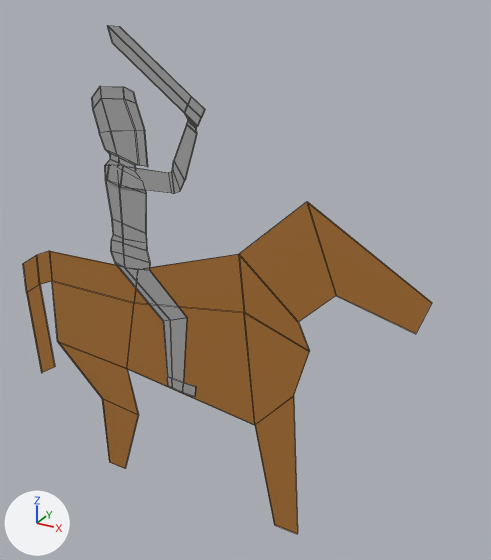
A saved change to the FBX model Prototype1/Assets/ArtAssets/3DModels/ProtoKnight1.fbx.
Rendered twice from a 50 mm lens placed at (8.47, -9.18, 9.7), pointed at (3.16, 0.47, 4.87). Arrows for +X, +Y and +Z are at lower left; the lights stay in place. Mesh edges are drawn as thin lines. Where no turn or scale is listed for an object, it has been applied to the vertices.

The scene before the commit, as lines of its bpy script (objects in view):
```python
me_mesh = bpy.data.meshes.new('Mesh')
me_mesh.from_pydata(...)  # 108 vertices, 106 faces; spans x -52.0..140.0, y -505.0..60.0, z -3.0..1.0
me_mesh.materials.append(mat_house_stone)  # grey #a9a9a9
me_mesh_001 = bpy.data.meshes.new('Mesh.001')
me_mesh_001.from_pydata(...)  # 54 vertices, 52 faces; spans x -0.16..1.91, y 0.0..0.02, z -0.18..2.48
me_mesh_001.materials.append(mat_house_stone)  # grey #a9a9a9
me_mesh_002 = bpy.data.meshes.new('Mesh.002')
me_mesh_002.from_pydata(...)  # 56 vertices, 54 faces; spans x -4.11..4.25, y -0.01..0.01, z -3.85..2.77
me_mesh_002.materials.append(mat_carriage_horses)  # brown #ac7332
ob_arm = bpy.data.objects.new('Arm', me_mesh_001)
ob_arm.location = (0.8, -0.04, 6.56)
ob_body = bpy.data.objects.new('Body', me_mesh)
ob_body.parent = ob_knight
ob_body.location = (94.56, 749.6, -0.305)
ob_horse = bpy.data.objects.new('Horse', me_mesh_002)
ob_horse.location = (2.27, 0.01, 3.85)
ob_knight = bpy.data.objects.new('Knight', None)
ob_knight.location = (0.0, 0.0, 0.0)
ob_knight.rotation_euler = (1.571, 0.0, 0.0)  # degrees (90, 0, 0)
ob_knight.scale = (0.01, 0.01, 0.01)
```
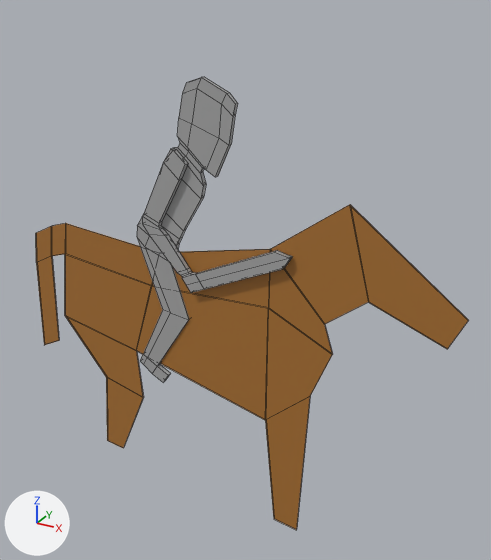
Commit message: added knights

ob_knight is not drawn itself; it is the parent of ob_body.

Where the newer file only moved an object's origin or applied its transform, the numbers keep the older frame.

Scene script edits in JSON lines:
```json
{"block": "me_mesh", "where": "me_mesh.from_pydata(...)  # 108 vertices, 106 faces; spans x -52.0..140.0, y -505.0..60.0, z -3.0..1.0"}
{"block": "me_mesh", "where": "# used by ob_body; parent = ob_knight; location = (94.56, 749.6, -0.305)"}
{"block": "me_mesh", "change": "me_mesh part 3: the whole mesh is moved by (-9.0, 268.0, 0.0)"}
{"block": "me_mesh_001", "where": "me_mesh_001.from_pydata(...)  # 54 vertices, 52 faces; spans x -0.16..1.91, y 0.0..0.02, z -0.18..2.48"}
{"block": "me_mesh_001", "where": "# used by ob_arm; location = (0.8, -0.04, 6.56)"}
{"block": "me_mesh_001", "change": "me_mesh_001 part 2: the whole mesh is multiplied about its middle by the matrix ((-0.48, 0.0, 0.877), (0.0, 3.759, 0.0), (-0.877, 0.0, -0.48)), then moved by (1.08, -0.05, -2.04)"}
{"block": "me_mesh_002", "where": "me_mesh_002.from_pydata(...)  # 56 vertices, 54 faces; spans x -4.11..4.25, y -0.01..0.01, z -3.85..2.77"}
{"block": "me_mesh_002", "where": "# used by ob_horse; location = (2.27, 0.01, 3.85)"}
{"block": "me_mesh_002", "change": "me_mesh_002 part 1: the whole mesh is turned 6.2 degrees about the y axis through its middle, then moved by (0.34, 0.0, 0.31)"}
{"op": "set", "path": "ob_knight.location", "old": "(0.0, 0.0, 0.0)", "new": "(0.0, 0.0, 0.582)"}
{"op": "set", "path": "ob_knight.rotation_euler", "old": "(1.571, 0.0, 0.0)", "new": "(1.571, 0.108, 0.0)", "note": "degrees (90, 0, 0) -> degrees (90, 6.2, 0)"}
{"op": "set", "path": "ob_body.location", "old": "(94.56, 749.6, -0.305)", "new": "(103.7, 482.0, 0.0)"}
{"op": "set", "path": "ob_body.rotation_euler", "old": "(0.0, 0.0, 0.0)", "new": "(0.0, 0.0, -0.365)", "note": "degrees (0, 0, 0) -> degrees (0, 0, -21)"}
{"op": "set", "path": "ob_body.scale", "old": "(1.0, 1.0, 1.0)", "new": "(1.0, 1.0, 3.76)"}
```

Where the change shows, as pixel boxes (x1, y1, x2, y2) in the pictures (491 x 560 px):
```json
{"object": "Horse", "change": "mesh turned", "before": [23, 202, 432, 534], "after": [36, 204, 468, 530]}
{"object": "Body", "change": "moved, turned, rescaled", "before": [92, 86, 196, 397], "after": [137, 77, 238, 382]}
{"object": "Arm", "change": "reshaped", "before": [107, 26, 205, 193], "after": [142, 149, 292, 293], "on screen": "53% wider, 14% shorter"}
```
